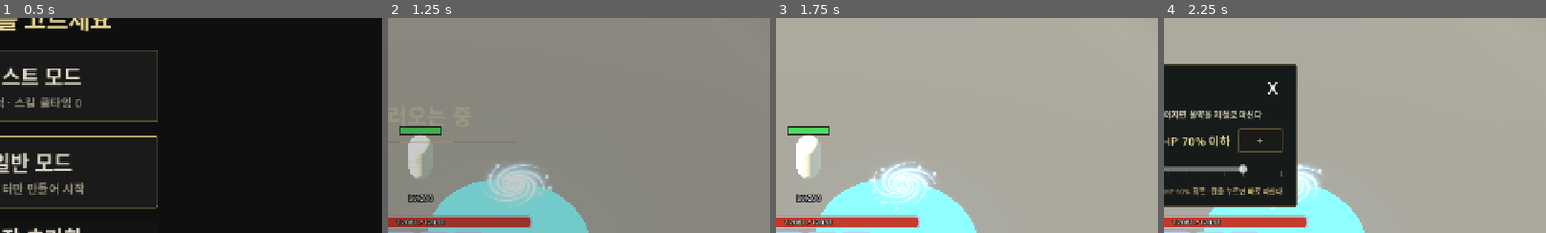
Above: before the commit, frames 1-4 (left to right).
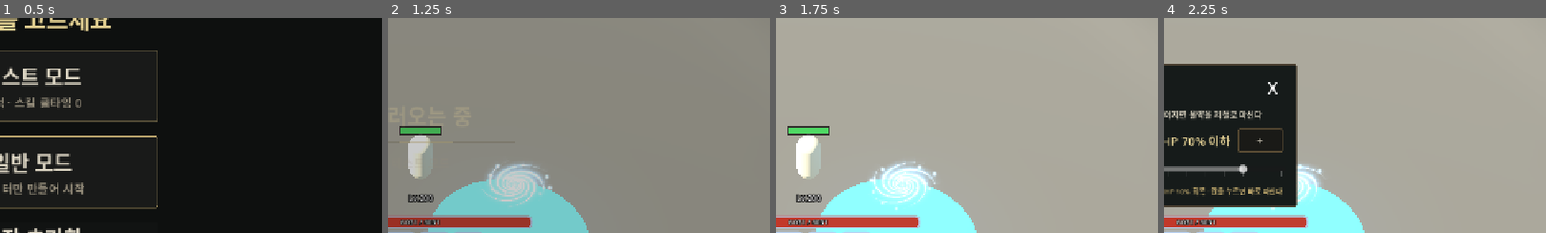
Above: after the commit, the same moments.

Repository: gogoalswo/MMORPG
Game: Godot game, scene res://start.tscn
Same seed, same stepped clock (60 frames per second), same inputs: the game is played once before the commit and once after it.
Inputs (mouse positions are % of the whole screen's width and height, from its top left):
- Up to frame 1 (0.5 s): no input
- Up to frame 2 (1.25 s): click (50, 38) at 0.52 s
- Up to frame 3 (1.75 s): click (37, 78) at 1.25 s
- Up to frame 4 (2.25 s): click "설정" at 2 s
The pictures show only the part of the screen within x 46-96%, y 23-73%; the shares and areas given below are measured in that part.

Frame 1 is identical in both runs. In frame 2, 0.2% of the frame differs, in the area x 2-15%, y 93-97%; in frame 3, 0.2%; in frame 4, 0.2%.

Commit message:
되돌림: 맨몸 기본 체력 200 → 100
사용자 요청("체력을 100으로 낮춰"). 44b7a4d 병합을 되돌리고 stat-balance.md 에 한 줄 남겼다.

Co-Authored-By: Claude Opus 5.5 <noreply@anthropic.com>
Claude-Session: https://claude.ai/code/session_01D9h2rcxCAr65FABFe6bDC9

Diff:
--- a/godot/data/balance.json
+++ b/godot/data/balance.json
@@ -1,7 +1,7 @@
 {
   "maxLevel": 200,
   "fieldSpan": 10,
-  "hpBase": 200,
+  "hpBase": 100,
   "atkBase": 20,
   "defBase": 20,
   "growth": 0.02,
--- a/godot/tests/combat_test.gd
+++ b/godot/tests/combat_test.gd
@@ -38,7 +38,7 @@
 ## 격투가 배수가 전부 1.0 이라 Lv1 이 곧 설계의 바탕값(100/10/10)이다
 func _stats() -> void:
 	var k1 := Combat.stats_for("fighter", 1)
-	_eq("격투가1 체력", k1.maxHp, 200)
+	_eq("격투가1 체력", k1.maxHp, 100)
 	_eq("격투가1 공격", k1.attack, 20)
 	_eq("격투가1 방어", k1.defense, 20)
 	_eq("격투가1 사거리", k1.attackRange, 2.2)
@@ -47,7 +47,7 @@
 
 	# 레벨 1개는 언제나 +2% — 구간마다 다르면 "장비 비중" 의 기준이 사라진다
 	var k10 := Combat.stats_for("fighter", 10)
-	_eq("격투가10 체력", k10.maxHp, roundi(200.0 * pow(1.02, 9)))
+	_eq("격투가10 체력", k10.maxHp, roundi(100.0 * pow(1.02, 9)))
 	_eq("격투가10 공격", k10.attack, roundi(20.0 * pow(1.02, 9)))
 
 	# 직업은 같은 바탕에 배수만 다르다 — 마법사는 공격 1.35 / HP 0.8 / 방어 0.75
--- a/godot/tests/stats_test.gd
+++ b/godot/tests/stats_test.gd
@@ -50,12 +50,12 @@
 ## 문서 2장 — 레벨당 복리 ×1.02
 func _base() -> void:
 	var one := Stats.base(1)
-	_near("Lv1 HP", one["hp"], 200.0)
+	_near("Lv1 HP", one["hp"], 100.0)
 	_near("Lv1 공격", one["atk"], 20.0)
 	_near("Lv1 방어", one["df"], 20.0)
 
 	var top := Stats.base(Stats.max_level())
-	_eq("Lv200 맨몸 HP", roundi(top["hp"]), 10291)
+	_eq("Lv200 맨몸 HP", roundi(top["hp"]), 5146)
 	_eq("Lv200 맨몸 공격", roundi(top["atk"]), 1029)
 	_eq("Lv200 맨몸 방어", roundi(top["df"]), 1029)
 
@@ -138,9 +138,7 @@
 		var m := Stats.monster(level)
 		var per := Stats.damage(m["atk"], level, ref["df"])
 		var taken: float = per * float(Stats.melee_attackers(level)) * 15.0 / float(m["interval"])
-		# 몬스터 표는 맨몸 HP 100 일 때 뽑았다 — 2026-09-27 에 200 으로 올리고 표는 그대로라 절반 → 1/4
-		var want := 0.5 * 100.0 / float(Stats.base(1)["hp"])
-		_near("Lv%d 그룹 HP 손실" % level, taken / float(ref["hp"]), want, want * 0.05)
+		_near("Lv%d 그룹 HP 손실" % level, taken / float(ref["hp"]), 0.5, 0.025)
 
 
 ## 문서 5장 — 스킬 해금에 그룹 크기가 묶인다
Not shown, changed: docs/features/combat.md
Not shown, changed: docs/features/stat-balance.md
Not shown, changed: packages/shared/src/balance.test.ts
Not shown, changed: packages/shared/src/balance.ts
